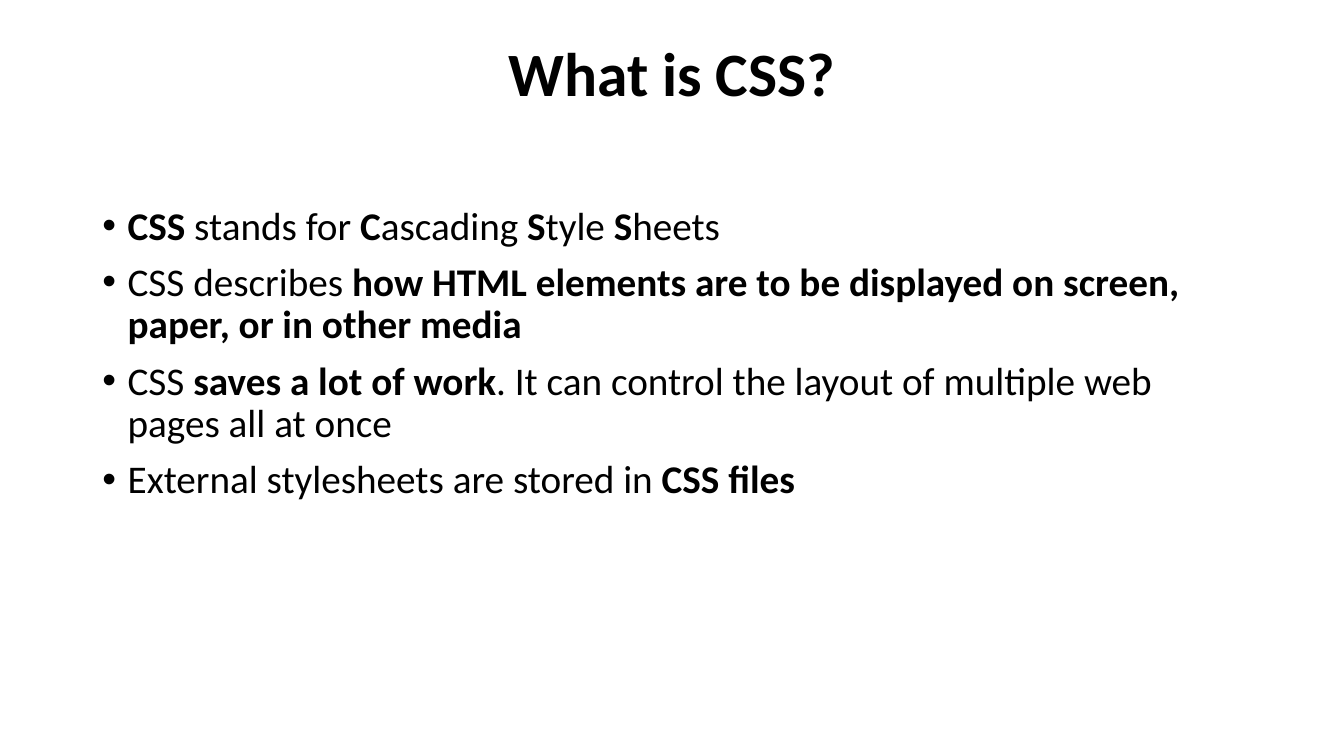
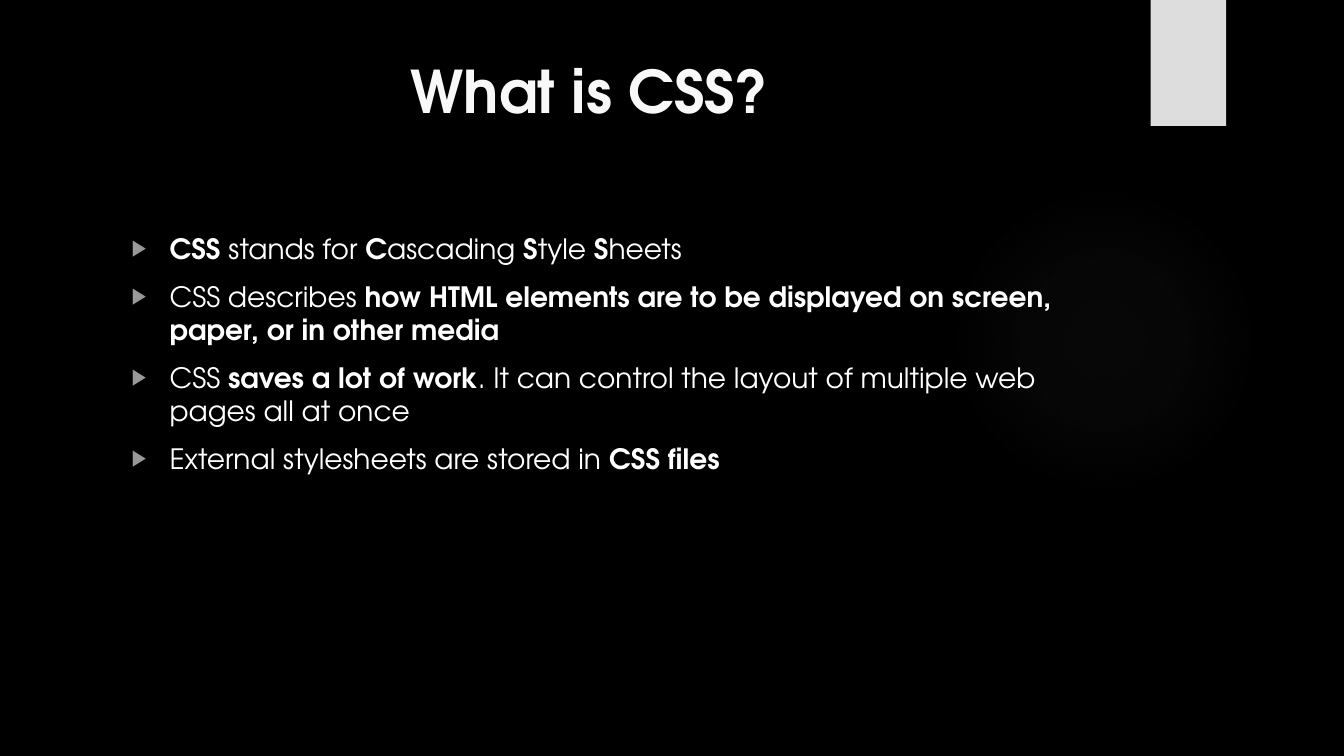
Before and after one commit to lytes20/Andela-LevelUp, a slide deck: slide 2 of CSS LevelUp.pptx. Drawn at 1344x756 pixels with LibreOffice and Linux fonts; fonts in the diff are those of the drawing; background and template pictures are left out. Boxes give left, top, right and bottom in pixels: in the first picture for what was removed or moved away, otherwise in the second. Text is boxed around its words. In the diff, an @@ line names an element or a change of style, - is before the commit and + after.

```diff
--- a/CSS LevelUp.pptx
+++ b/CSS LevelUp.pptx
@@ background #FFFFFF to picture (left out) @@
@@ rectangle added at [1150, 0, 1226, 126], fill #DDDDDD @@
@@ title "What is CSS?": place and size @@
-title "What is CSS?" at [508, 52, 835, 97]
+title "What is CSS?" at [411, 68, 768, 114]
@@ title "What is CSS?" at [411, 68, 768, 114]: size 44 to 42 pt, font Calibri to TeX Gyre Adventor, text colour #000000 to #F8F8F8; line spacing 0.9 to 1; vertical alignment middle to top @@
@@ ellipse added at [949, 185, 1259, 495], fill gradient #666666 @@
@@ text "CSS stands for Cascading Style ...": place and size @@
-text "CSS stands for Cascading Style ..." at [128, 212, 1179, 500]
+text "CSS stands for Cascading Style ..." at [170, 238, 1051, 475]
@@ text "CSS stands for Cascading Style ..." at [170, 238, 1051, 475]: size 28 to 20 pt, font Calibri to TeX Gyre Adventor, text colour #000000 to #FFFFFF; bullet • to ▶; line spacing 0.9 to 1 @@
```
Also in this commit, not shown: 2 other slides changed, 12 slides added, 6 other files.
